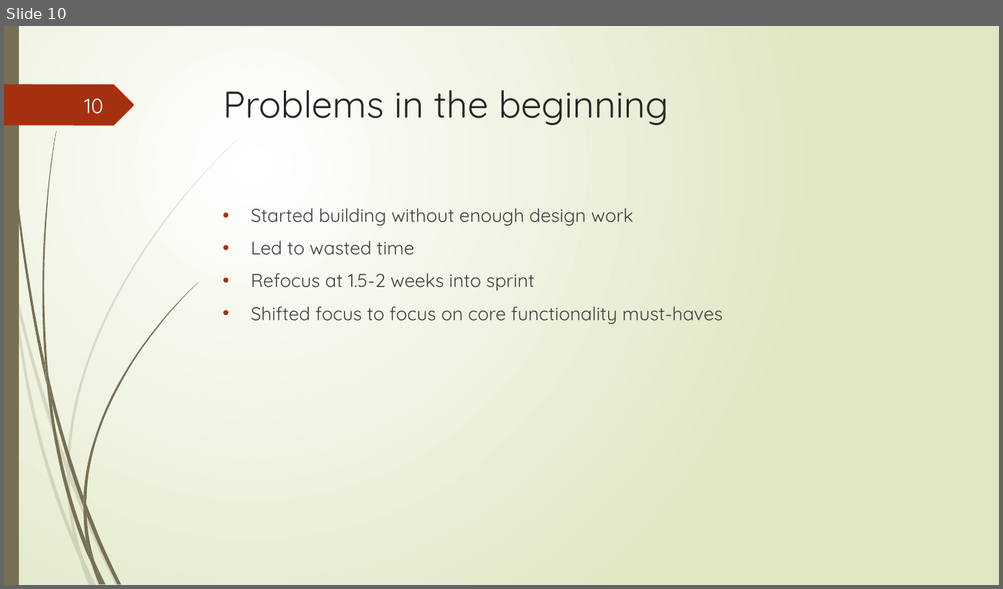
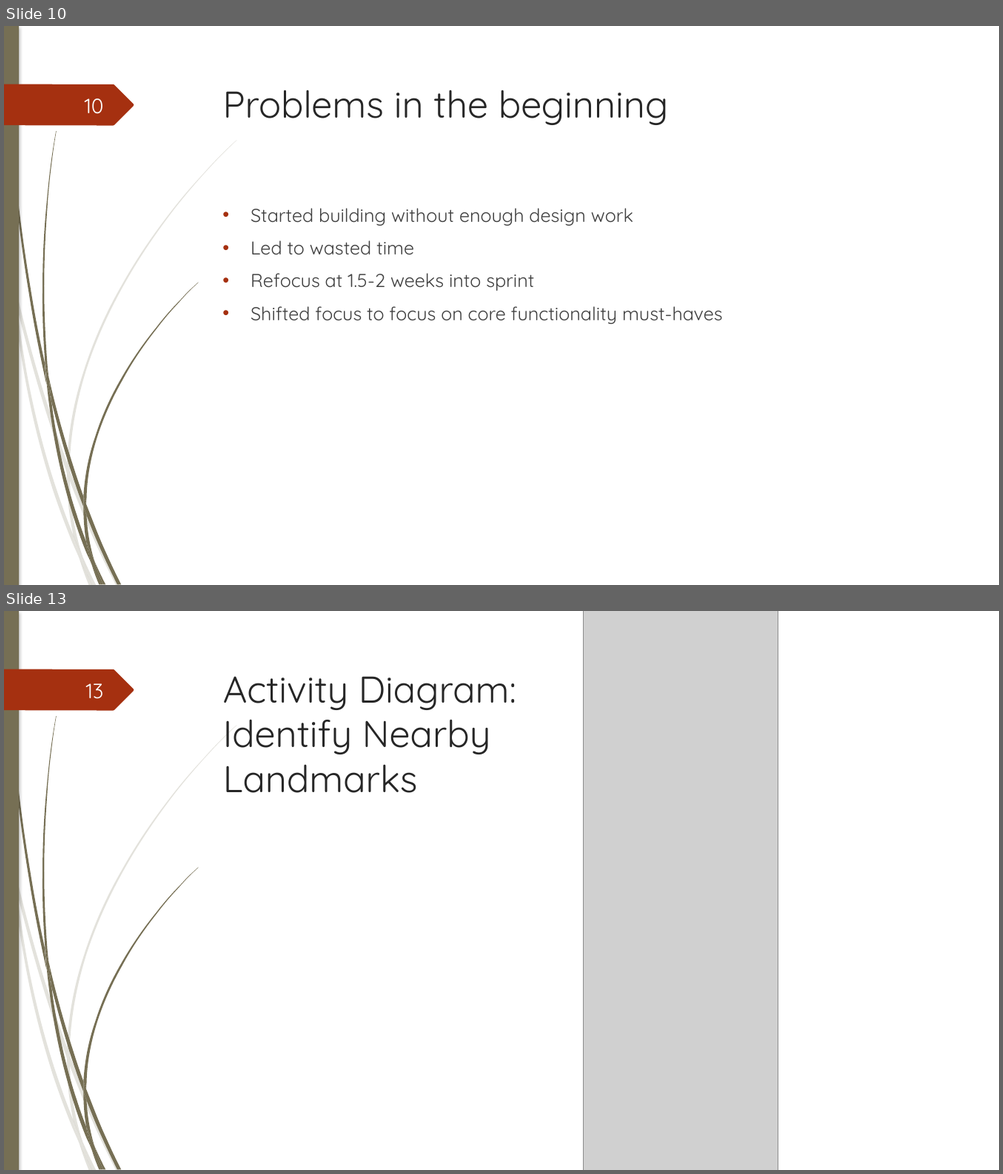
Before and after one commit to junmin-yee/Landmarked, a slide deck: Presentations/Sprint01 ReviewMeeting.pptx. Shown one above the other, each under a label of ours: slide 10 before the commit, slides 10 and 13 after it; the slides between them are not shown. The pictures are 1003x589 and 1003x1174 pixels, drawn with LibreOffice and Linux fonts; fonts in the diff are those of the drawing; grey boxes stand for pictures. Boxes give left, top, right and bottom in pixels: in the first picture for what was removed or moved away, otherwise in the second. Text is boxed around its words. In the diff, an @@ line names an element or a change of style, - is before the commit and + after.

```diff
--- a/Presentations/Sprint01 ReviewMeeting.pptx
+++ b/Presentations/Sprint01 ReviewMeeting.pptx
@@ slide 13 added at (4, 611, 999, 1170), background #FFFFFF; not listed: 24 template elements that a slide beside it also shows @@
@@ picture added at (583, 611, 778, 1170) @@
@@ text added at (223, 676, 516, 793), 36 pt, text #262626 @@
+Activity Diagram: Identify Nearby Landmarks
@@ page number added at (86, 684, 104, 699), 20 pt, text #FEFFFF @@
+13
@@ slide 10 changed as well @@
@@ background gradient #FFFFFF to #DFE8C4 to #FFFFFF @@
@@ rectangle at (4, 26, 19, 585): shadow on @@
@@ outline redrawn in 13 elements at (14, 284, 68, 473), (70, 471, 119, 585), (12, 287, 79, 559), (67, 473, 82, 557), (68, 140, 237, 471), (74, 536, 93, 585), (6, 26, 46, 385), (86, 504, 121, 585), (42, 131, 57, 378), (83, 283, 198, 504), (83, 507, 94, 562), (83, 497, 86, 515), (4, 84, 134, 125) @@
@@ text "Started building without enough design ..." at (250, 208, 723, 324): indent changed @@
```
Also in this commit, not shown: 26 other slides changed, 8 other slides added, 4 slides removed.
